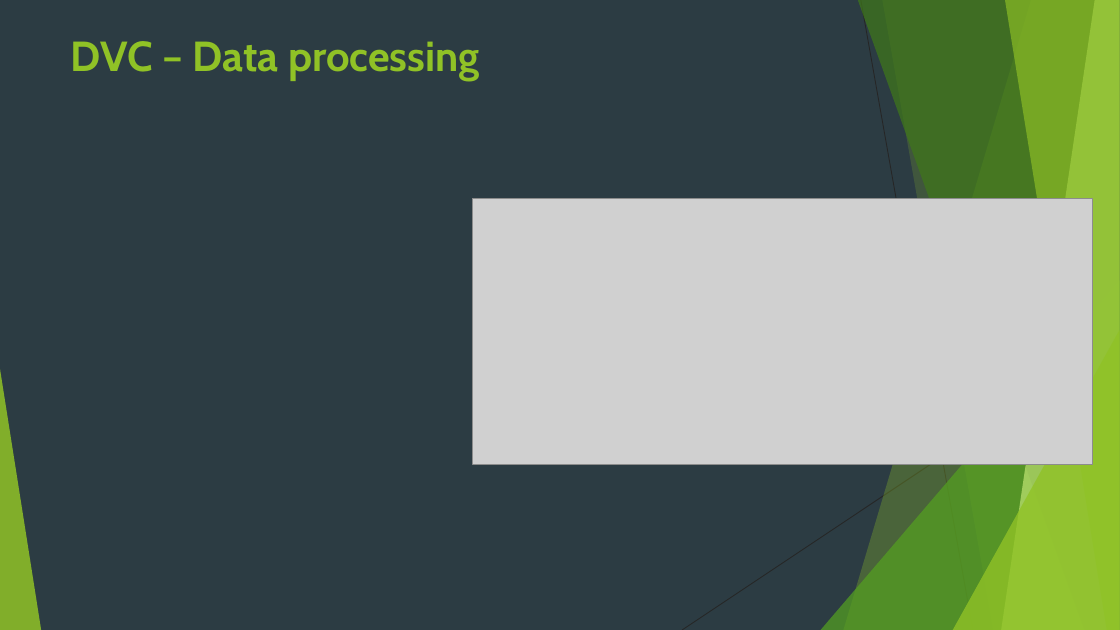
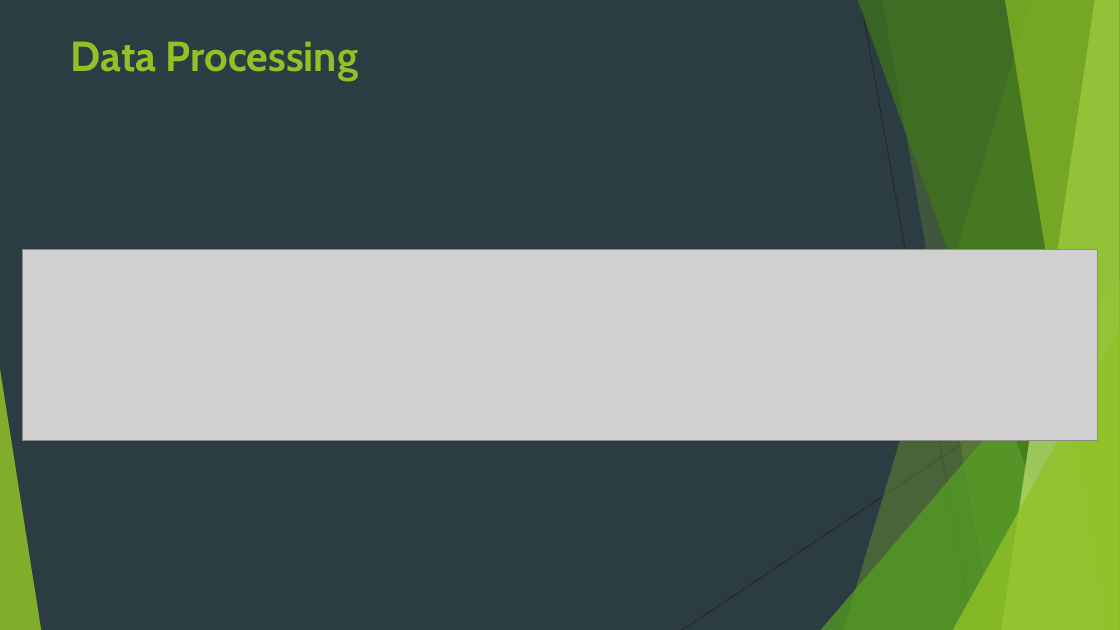
Before and after one commit to JBris/ml_pipeline, a slide deck: slide 14 of resources/ml_pipeline.pptx (slide 12 before the commit). Drawn at 1120x630 pixels with LibreOffice and Linux fonts; fonts in the diff are those of the drawing; grey boxes stand for pictures; background and template pictures are left out. Boxes give left, top, right and bottom in pixels: in the first picture for what was removed or moved away, otherwise in the second. Text is boxed around its words. In the diff, an @@ line names an element or a change of style, - is before the commit and + after.

Commit message:
Adding slides

```diff
--- a/resources/ml_pipeline.pptx
+++ b/resources/ml_pipeline.pptx
@@ title at <box>71,41,358,81</box>: text changed @@
-DVC – Data processing
+Data Processing
@@ picture removed at <box>473,198,1092,464</box> @@
@@ picture added at <box>23,250,1098,440</box> @@
```
Also in this commit, not shown: 2 other slides changed, 16 slides added, 3 slides removed, 1 other file.
